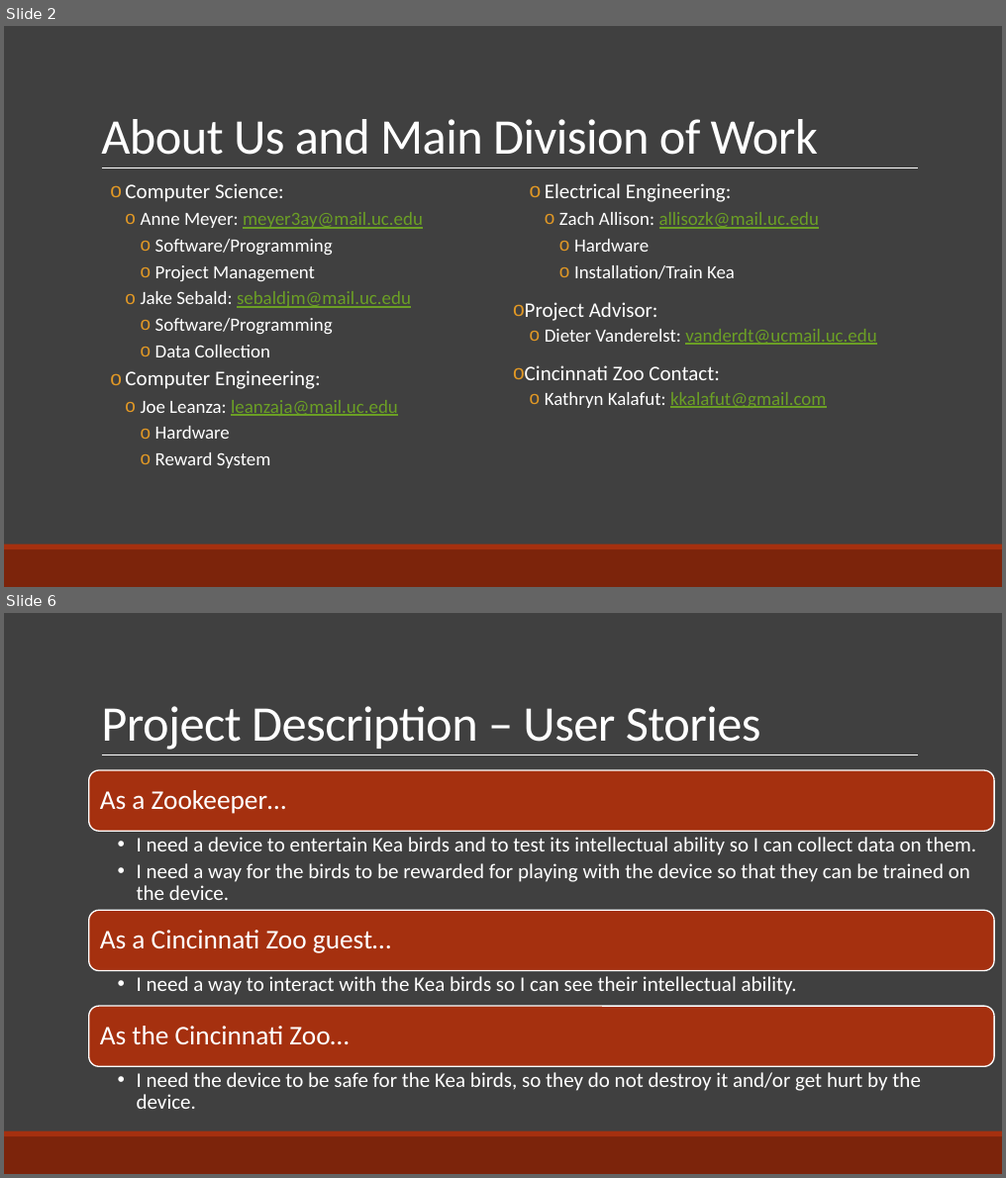
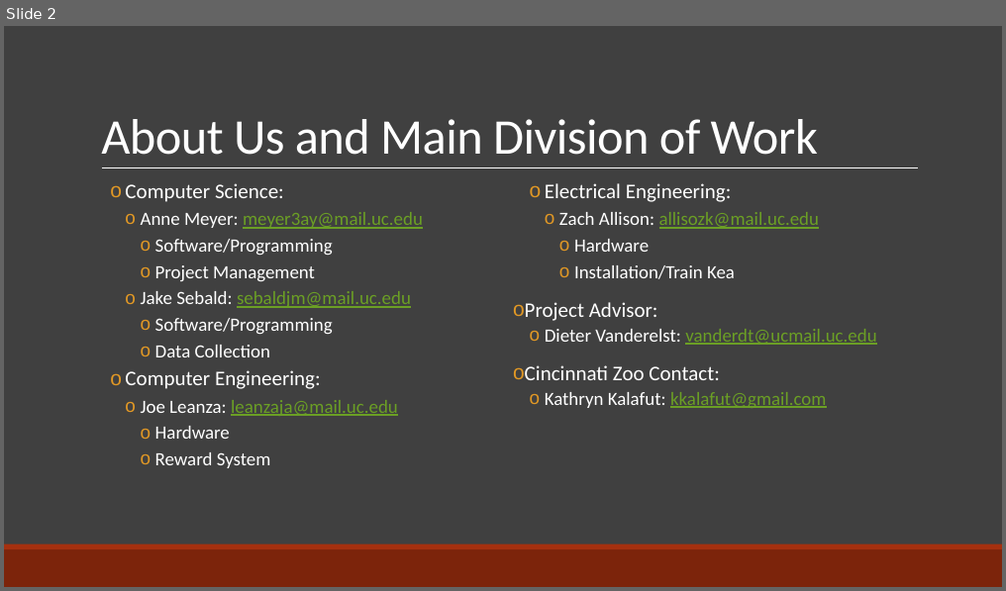
Before and after one commit to AnneRenee42/SeniorDesign, a slide deck: Kea PowerPoint.pptx. Shown one above the other, each under a label of ours: slides 2 and 6 before the commit, slide 2 after it; the slides between them are not shown. The pictures are 1006x1178 and 1006x591 pixels, drawn with LibreOffice and Linux fonts; fonts in the diff are those of the drawing. Boxes give left, top, right and bottom in pixels: in the first picture for what was removed or moved away, otherwise in the second. Text is boxed around its words. In the diff, an @@ line names an element or a change of style, - is before the commit and + after.

```diff
--- a/Kea PowerPoint.pptx
+++ b/Kea PowerPoint.pptx
@@ slide 6 removed at <box>4,613,1002,1174</box>, background #404040; not listed: 3 template elements that a slide beside it also shows @@
@@ title removed at <box>101,706,761,750</box> @@
-Project Description – User Stories
@@ group removed at <box>88,770,994,1109</box>: 6 texts, 3 rounded rectangles @@
-As a Zookeeper…
-  • I need a device to entertain Kea birds and to test its intellectual ability so I can collect data on them.
-  • I need a way for the birds to be rewarded for playing with the device so that they can be trained on the device.
-As a Cincinnati Zoo guest…
-  • I need a way to interact with the Kea birds so I can see their intellectual ability.
-As the Cincinnati Zoo…
-  • I need the device to be safe for the Kea birds, so they do not destroy it and/or get hurt by the device.
```
Also in this commit, not shown: 4 slides changed, 4 slides added, 2 other slides removed.
